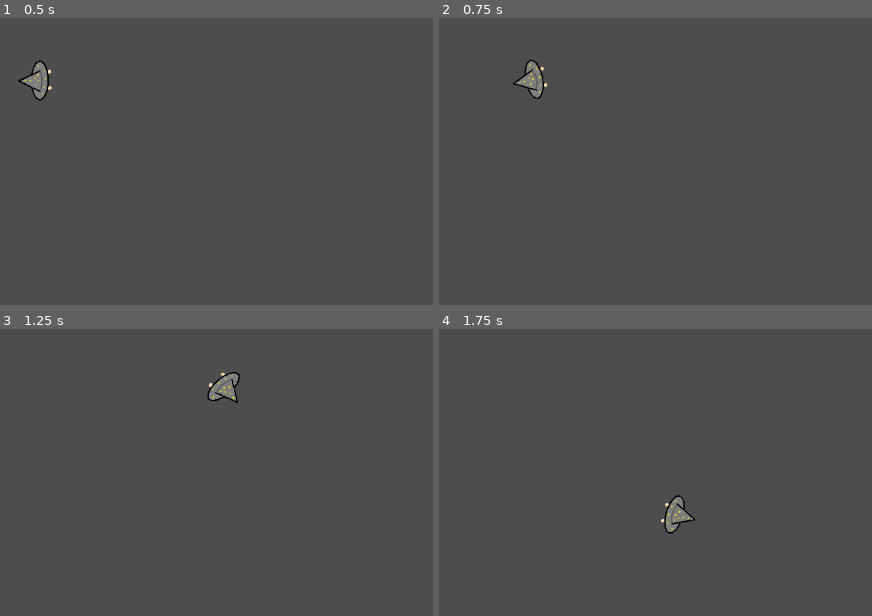
Above: before the commit, frames 1-4 (two rows, left to right).
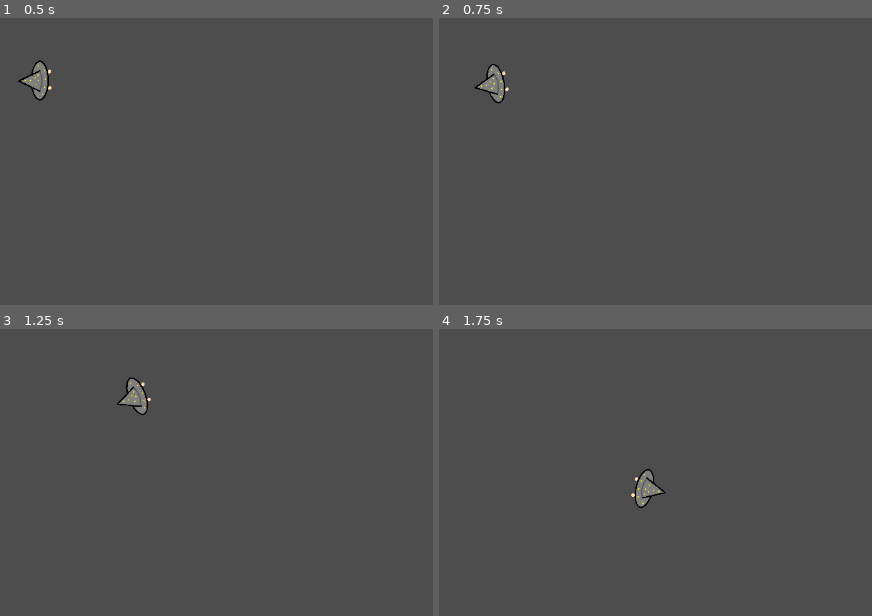
Above: after the commit, the same moments.

Repository: jackf21/Wizard-Battle
Game: Godot game, scene res://Scenes/game.tscn
Same seed, same stepped clock (60 frames per second), same inputs: the game is played once before the commit and once after it.
Inputs (mouse positions are in pixels of both pictures, inside the frame that each line leads up to):
- Up to frame 1 (0.5 s): no input
- Up to frame 2 (0.75 s): tap Enter at 0.5 s; move the mouse to (646, 58) at 0.52 s; hold D (right) from 0.53 s (still down)
- Up to frame 3 (1.25 s): keep holding D (right)
- Up to frame 4 (1.75 s): move the mouse to (outside the picture) at 1.27 s; release D (right) at 1.28 s; hold S (down) from 1.28 s (still down)

Frame 1 is identical in both runs. In frame 2, 1.0% of the frame differs, in the area x 8-25%, y 14-30%; in frame 3, 1.0%, in the area x 27-56%, y 14-30%; in frame 4, 1.0%.

Commit message:
Camera now moves with the player and its position depends on the mouse position

Diff:
--- a/Scenes/game.tscn
+++ b/Scenes/game.tscn
@@ -1,13 +1,17 @@
-[gd_scene load_steps=3 format=3 uid="uid://clxfwlhgk63d8"]
+[gd_scene load_steps=4 format=3 uid="uid://clxfwlhgk63d8"]
 
 [ext_resource type="PackedScene" uid="uid://vgy005rvxxi" path="res://Scenes/player.tscn" id="1_ft8jb"]
 [ext_resource type="Script" path="res://Scripts/Game Manager.gd" id="1_rrp21"]
+[ext_resource type="Script" path="res://Scripts/Camera.gd" id="3_em3e6"]
 
 [node name="Node2D" type="Node2D"]
 
 [node name="Game Manager" type="Node" parent="."]
 script = ExtResource("1_rrp21")
 
-[node name="Camera2D" type="Camera2D" parent="."]
+[node name="Player" parent="." instance=ExtResource("1_ft8jb")]
 
-[node name="Player" parent="." instance=ExtResource("1_ft8jb")]
+[node name="Camera2D" type="Camera2D" parent="." node_paths=PackedStringArray("player")]
+position_smoothing_enabled = true
+script = ExtResource("3_em3e6")
+player = NodePath("../Player")
--- /dev/null
+++ b/Scripts/Camera.gd
@@ -0,0 +1,10 @@
+extends Camera2D
+
+@export var player: CharacterBody2D
+const SMOOTH_SPEED: float = 5
+
+func _process(_delta):
+	var mouse_pos := get_global_mouse_position()
+
+	var desired_pos := player.position / 4 + mouse_pos / 4
+	position = desired_pos
